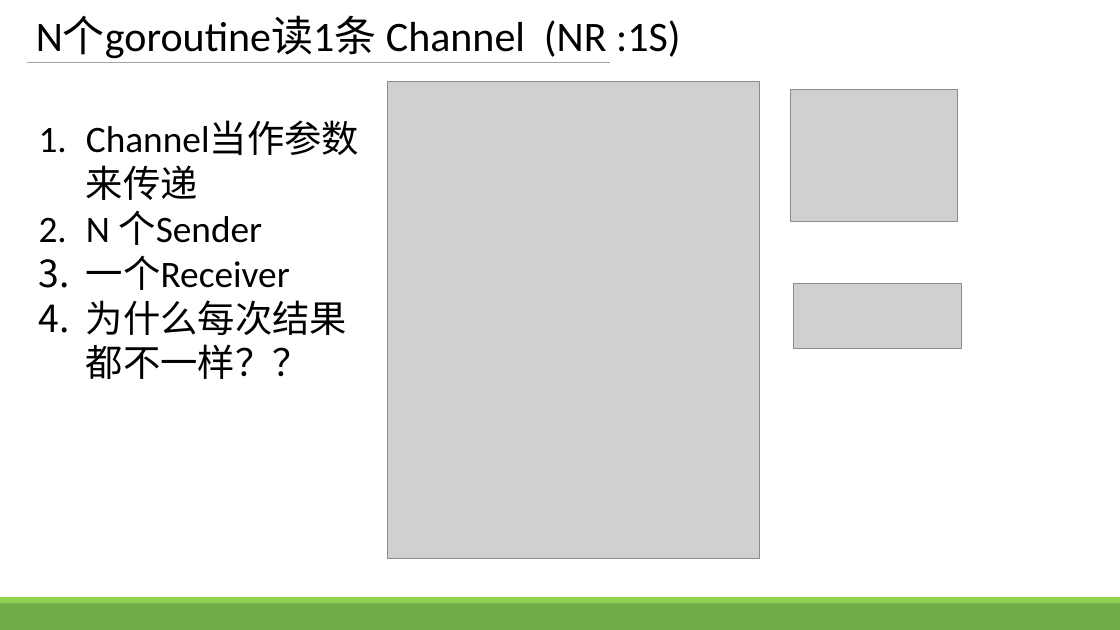
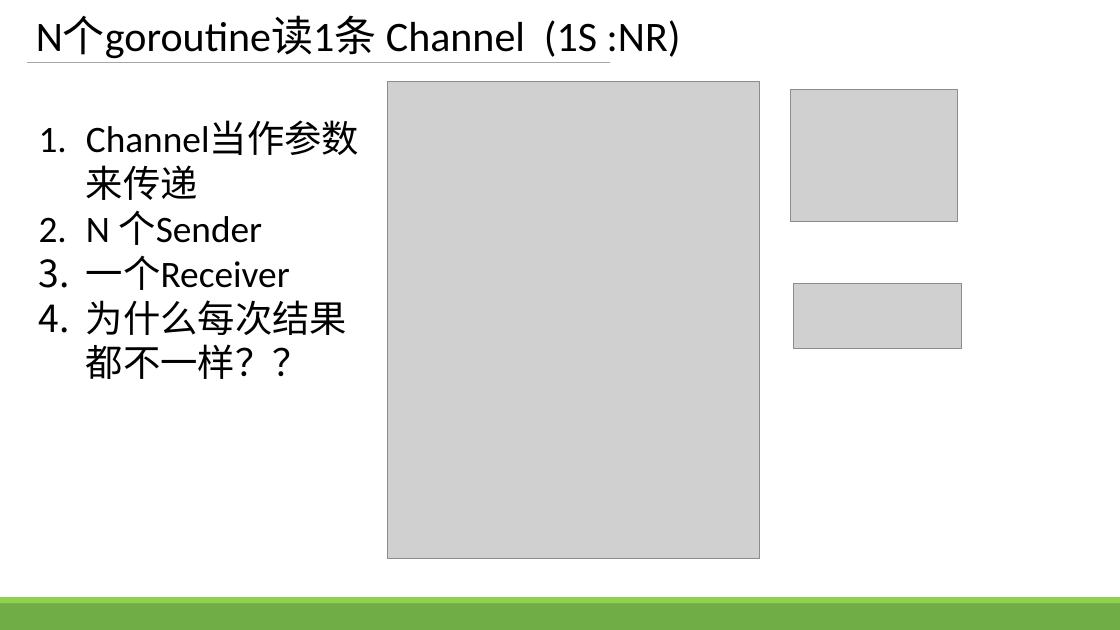
Before and after one commit to zhengbr2/sharing, a slide deck: slide 13 of GolangConcurency.pptx. Drawn at 1120x630 pixels with LibreOffice and Linux fonts; fonts in the diff are those of the drawing; grey boxes stand for pictures. Boxes give left, top, right and bottom in pixels: in the first picture for what was removed or moved away, otherwise in the second. Text is boxed around its words. In the diff, an @@ line names an element or a change of style, - is before the commit and + after.

```diff
--- a/GolangConcurency.pptx
+++ b/GolangConcurency.pptx
@@ title at (x1=36, y1=16, x2=681, y2=59): text changed @@
-N个goroutine读1条 Channel (NR :1S)
+N个goroutine读1条 Channel (1S :NR)
```
Also in this commit, not shown: 5 other slides changed.
